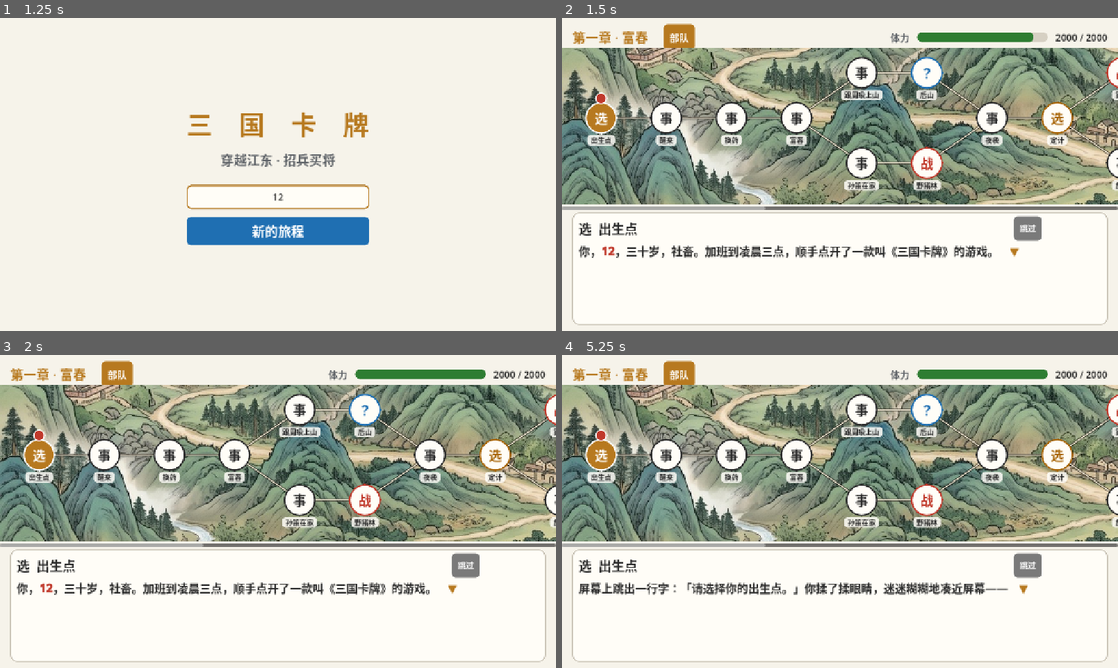
Above: before the commit, frames 1-4 (two rows, left to right).
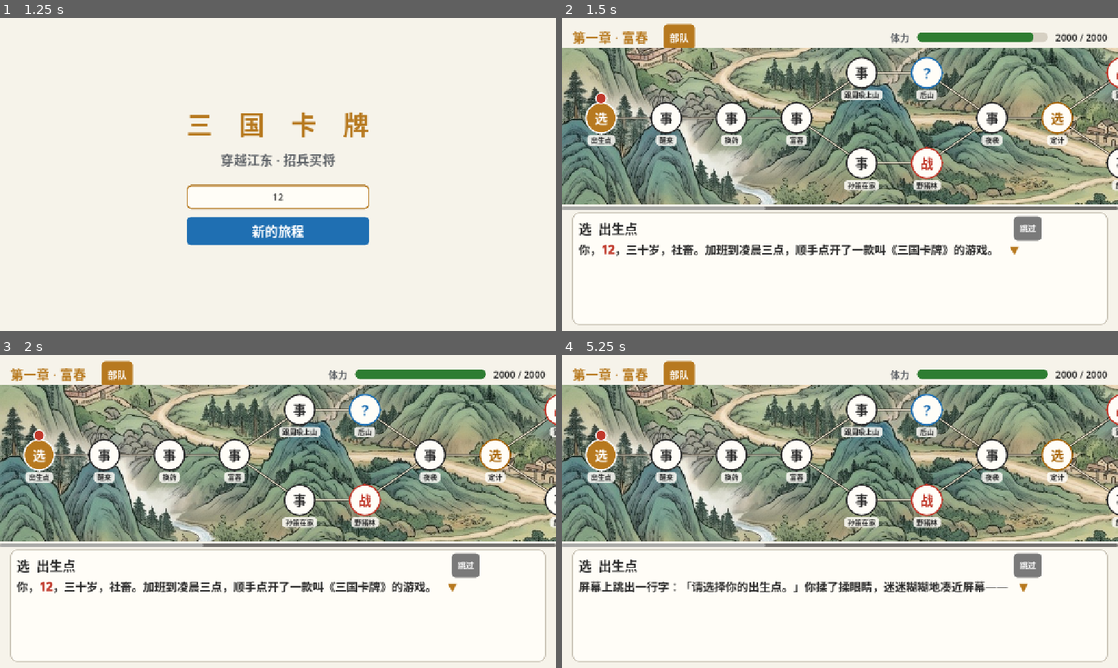
Above: after the commit, the same moments.

Repository: haotianwudev/sanguo-cards
Game: Godot game, scene res://scenes/main.tscn
Same seed, same stepped clock (60 frames per second), same inputs: the game is played once before the commit and once after it.
Inputs (mouse positions are in pixels of both pictures, inside the frame that each line leads up to):
- Up to frame 1 (1.25 s): click (278, 196) at 0.52 s; type "12" at 0.6 s
- Up to frame 2 (1.5 s): click "新的旅程" at 1.25 s
- Up to frame 3 (2 s): no input
- Up to frame 4 (5.25 s): click "部队" at 2 s; click "跳过" at 2.75 s; click "自动编成" at 3.5 s; click "完成" at 4.25 s; tap Enter (ui_accept) at 5 s; move the mouse to (962, 495) at 5.02 s; hold D from 5.03 s (still down); tap E at 5.1 s; click (962, 495) at 5.17 s

Frame 1 is identical in both runs. In frame 2, 1.6% of the frame differs, in the area x 3-83%, y 72-77%; in frame 3, 1.6%; in frame 4, 1.8%, in the area x 3-84%, y 72-77%.

Commit message:
Speaker face spans the text box's full height (128px in the CG strip, 172x230 over the map) beside the title and text, instead of being cut off below the title
Co-Authored-By: Claude Opus 5.5 <noreply@anthropic.com>
Claude-Session: https://claude.ai/code/session_01KHm8b4T1h3CjcdmfBKpVSV

Diff:
--- a/godot/scripts/ui/map_screen.gd
+++ b/godot/scripts/ui/map_screen.gd
@@ -417,12 +417,20 @@
 		ev = Quests.event_here(q, save, Game.rng)
 		Game.persist()
 	var title: String = ev.get("title", s["label"] if s["label"] != "" else _type_name(s))
+	# [speaker face | title over (text, buttons)]: the face spans the panel's full height
+	var outer := HBoxContainer.new()
+	outer.add_theme_constant_override("separation", 16)
+	outer.size_flags_vertical = Control.SIZE_EXPAND_FILL
+	_sheet_box.add_child(outer)
+	var col := VBoxContainer.new()
+	col.add_theme_constant_override("separation", 6)
+	col.size_flags_horizontal = Control.SIZE_EXPAND_FILL
 	var head := Kit.label("%s  %s" % [_glyph(s), title], Kit.FONT_BIG)
-	_sheet_box.add_child(head)
+	col.add_child(head)
 	var row := HBoxContainer.new()
 	row.add_theme_constant_override("separation", 18)
 	row.size_flags_vertical = Control.SIZE_EXPAND_FILL
-	_sheet_box.add_child(row)
+	col.add_child(row)
 
 	var art := Kit.cg(ev.get("cg", s["cg"]))
 	_cg_view.texture = art
@@ -441,9 +449,10 @@
 		_dlg_face = TextureRect.new()
 		_dlg_face.expand_mode = TextureRect.EXPAND_IGNORE_SIZE
 		_dlg_face.stretch_mode = TextureRect.STRETCH_KEEP_ASPECT_COVERED
-		_dlg_face.custom_minimum_size = Vector2(96, 96) if art != null else Vector2(135, 180)
+		_dlg_face.custom_minimum_size = Vector2(128, 128) if art != null else Vector2(172, 230)
 		_dlg_face.mouse_filter = Control.MOUSE_FILTER_IGNORE
-		row.add_child(_dlg_face)
+		outer.add_child(_dlg_face)
+	outer.add_child(col)
 	var text := RichTextLabel.new()
 	text.bbcode_enabled = true
 	text.fit_content = false
